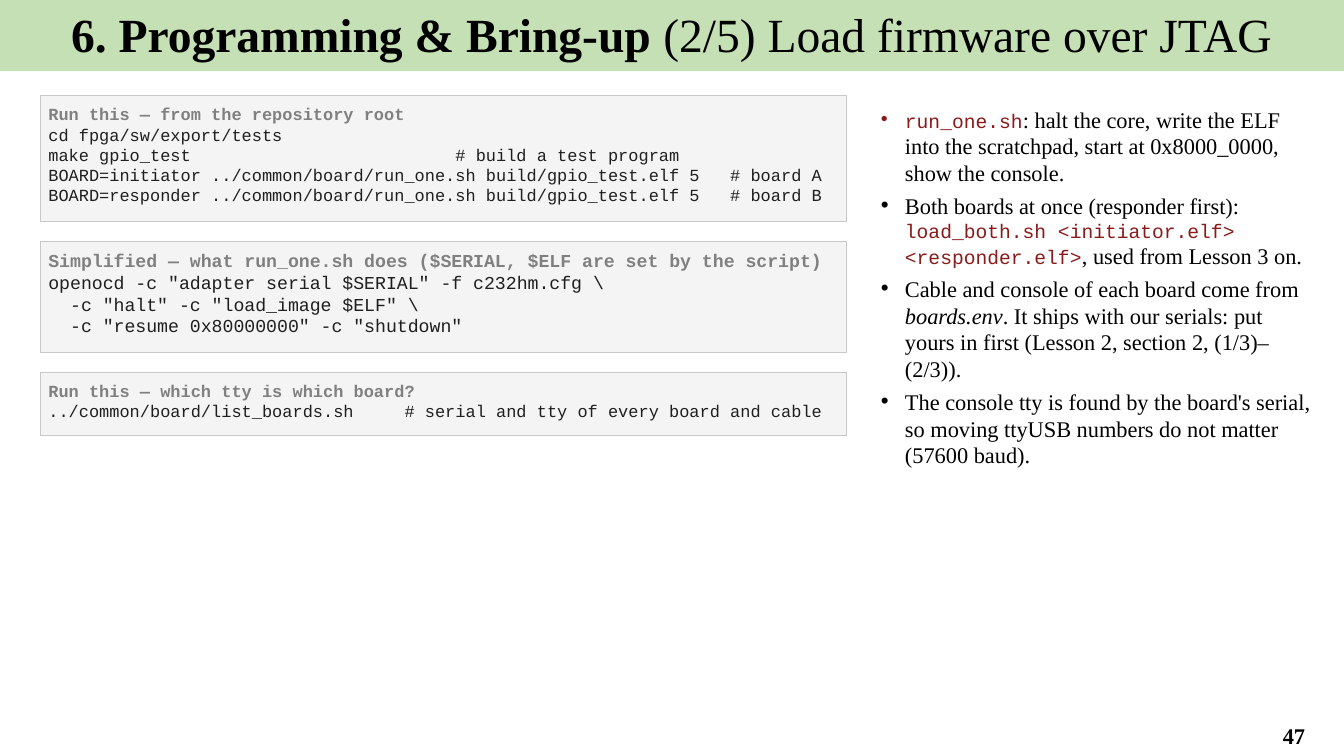
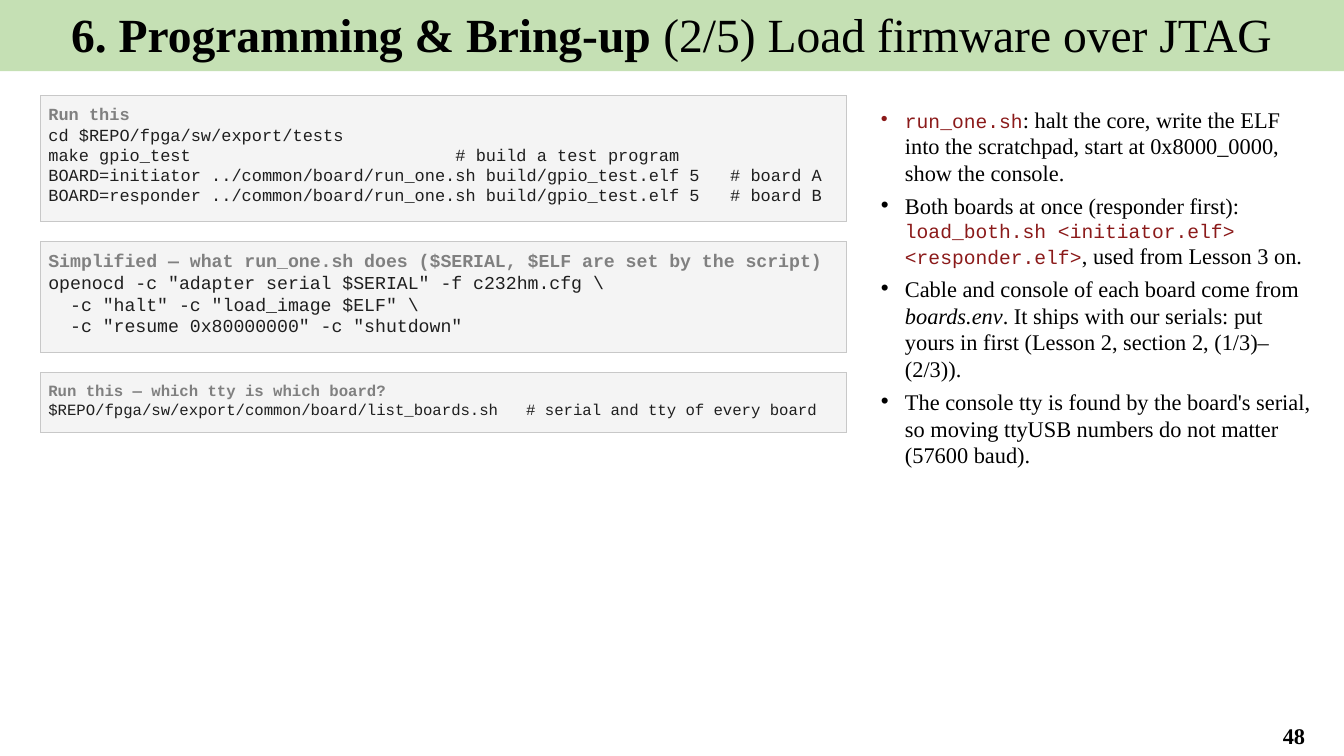
Before and after one commit to Khaiduy/chipyard-edhoc, a slide deck: slide 48 of fpga/sw/export/docs/slides/01_EDHOC_SoC_on_Arty_A7-100T.pptx (slide 47 before the commit). Drawn at 1344x756 pixels with LibreOffice and Linux fonts; fonts in the diff are those of the drawing. Boxes give left, top, right and bottom in pixels: in the first picture for what was removed or moved away, otherwise in the second. Text is boxed around its words. In the diff, an @@ line names an element or a change of style, - is before the commit and + after.

```diff
--- a/fpga/sw/export/docs/slides/01_EDHOC_SoC_on_Arty_A7-100T.pptx
+++ b/fpga/sw/export/docs/slides/01_EDHOC_SoC_on_Arty_A7-100T.pptx
@@ text in rectangle at [48,108,344,145]: text changed; text colour #808080 to #1F1F1F; bold off @@
-Run this — from the repository root
-cd fpga/sw/export/tests
+Run this
+cd $REPO/fpga/sw/export/tests
@@ text in rectangle at [48,384,385,399]: size 12.1 to 11.2 pt in "Run this — which tty is which ..." @@
@@ text in rectangle at [48,403,817,419]: text changed; size 12.1 to 11.2 pt @@
-../common/board/list_boards.sh # serial and tty of every board and cable
+$REPO/fpga/sw/export/common/board/list_boards.sh # serial and tty of every board
@@ page number at [1283,729,1305,745]: text changed @@
-47
+48
```
Also in this commit, not shown: 17 other slides changed, 1 slide added, 11 other files.
